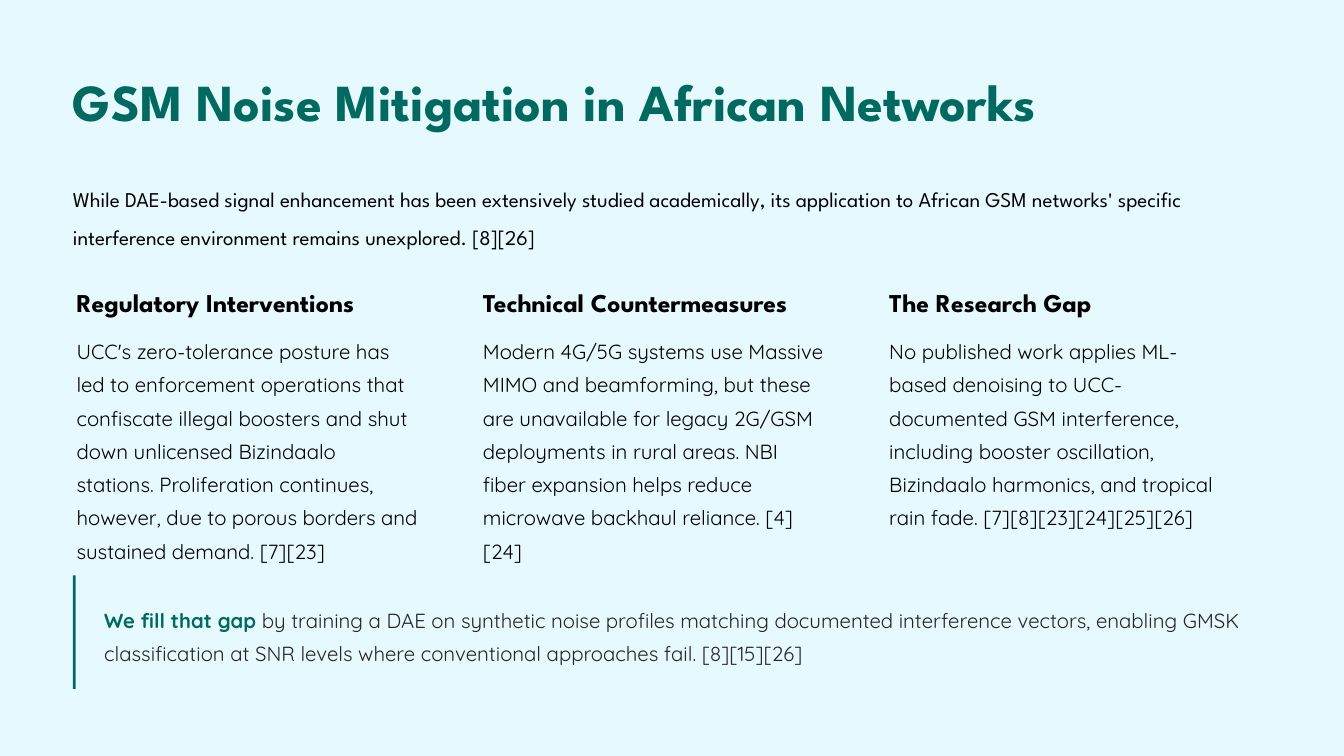
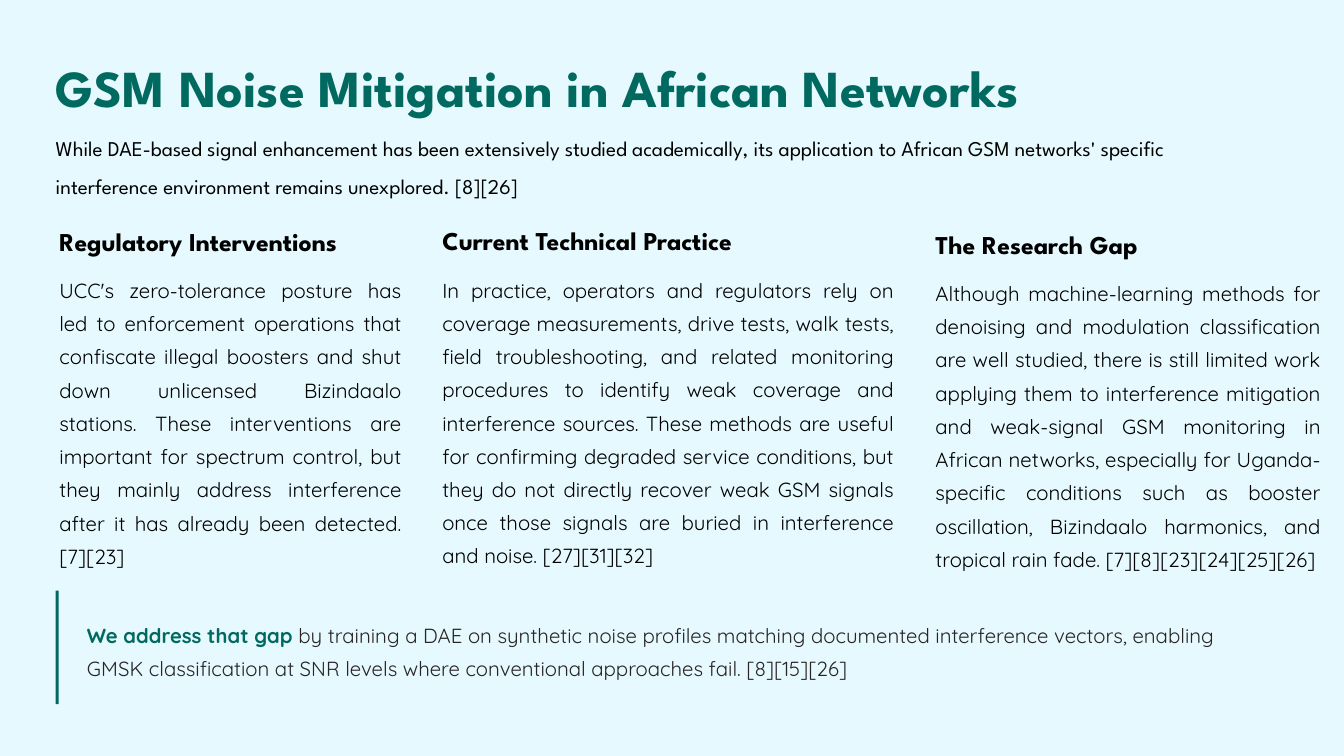
Before and after one commit to sharif-smj/Telecom-engineering-final-year-project, a slide deck: slide 13 of GSM Signal Denoising and Modulation Classification for Rural Uganda.pptx (slide 12 before the commit). Drawn at 1344x756 pixels with LibreOffice and Linux fonts; fonts in the diff are those of the drawing. Boxes give left, top, right and bottom in pixels: in the first picture for what was removed or moved away, otherwise in the second. Text is boxed around its words. In the diff, an @@ line names an element or a change of style, - is before the commit and + after.

```diff
--- a/GSM Signal Denoising and Modulation Classification for Rural Uganda.pptx
+++ b/GSM Signal Denoising and Modulation Classification for Rural Uganda.pptx
@@ text "GSM Noise Mitigation in African ...": place and size @@
-text "GSM Noise Mitigation in African ..." at <box>73,84,1036,133</box>
+text "GSM Noise Mitigation in African ..." at <box>56,70,1019,119</box>
@@ text "While DAE-based signal enhancement has ...": place and size @@
-text "While DAE-based signal enhancement has ..." at <box>73,192,1181,250</box>
+text "While DAE-based signal enhancement has ..." at <box>56,141,1164,199</box>
@@ text "Regulatory Interventions": place and size @@
-text "Regulatory Interventions" at <box>77,294,354,318</box>
+text "Regulatory Interventions" at <box>59,233,337,257</box>
@@ text at <box>442,232,732,251</box>: text changed @@
-Technical Countermeasures
+Current Technical Practice
@@ text "The Research Gap": place and size @@
-text "The Research Gap" at <box>889,294,1092,318</box>
+text "The Research Gap" at <box>935,236,1138,260</box>
@@ text at <box>59,283,402,568</box>: text changed @@
-UCC's zero-tolerance posture has led to enforcement operations that confiscate illegal boosters and shut down unlicensed Bizindaalo stations. Proliferation continues, however, due to porous borders and sustained demand. [7][23]
+UCC's zero-tolerance posture has led to enforcement operations that confiscate illegal boosters and shut down unlicensed Bizindaalo stations. These interventions are important for spectrum control, but they mainly address interference after it has already been detected. [7][23]
@@ text at <box>442,283,894,567</box>: text changed @@
-Modern 4G/5G systems use Massive MIMO and beamforming, but these are unavailable for legacy 2G/GSM deployments in rural areas. NBI fiber expansion helps reduce microwave backhaul reliance. [4][24]
+In practice, operators and regulators rely on coverage measurements, drive tests, walk tests, field troubleshooting, and related monitoring procedures to identify weak coverage and interference sources. These methods are useful for confirming degraded service conditions, but they do not directly recover weak GSM signals once those signals are buried in interference and noise. [27][31][32]
@@ text at <box>935,286,1321,571</box>: text changed @@
-No published work applies ML-based denoising to UCC-documented GSM interference, including booster oscillation, Bizindaalo harmonics, and tropical rain fade. [7][8][23][24][25][26]
+Although machine-learning methods for denoising and modulation classification are well studied, there is still limited work applying them to interference mitigation and weak-signal GSM monitoring in African networks, especially for Uganda-specific conditions such as booster oscillation, Bizindaalo harmonics, and tropical rain fade. [7][8][23][24][25][26]
@@ rectangle: place and size @@
-rectangle at <box>73,575,76,689</box>
+rectangle at <box>55,591,58,704</box>
@@ text at <box>87,628,1214,680</box>: text changed @@
-We fill that gap by training a DAE on synthetic noise profiles matching documented interference vectors, enabling GMSK classification at SNR levels where conventional approaches fail. [8][15][26]
+We address that gap by training a DAE on synthetic noise profiles matching documented interference vectors, enabling GMSK classification at SNR levels where conventional approaches fail. [8][15][26]
```
Also in this commit, not shown: 14 other slides changed, 1 slide added, 2 other files.
